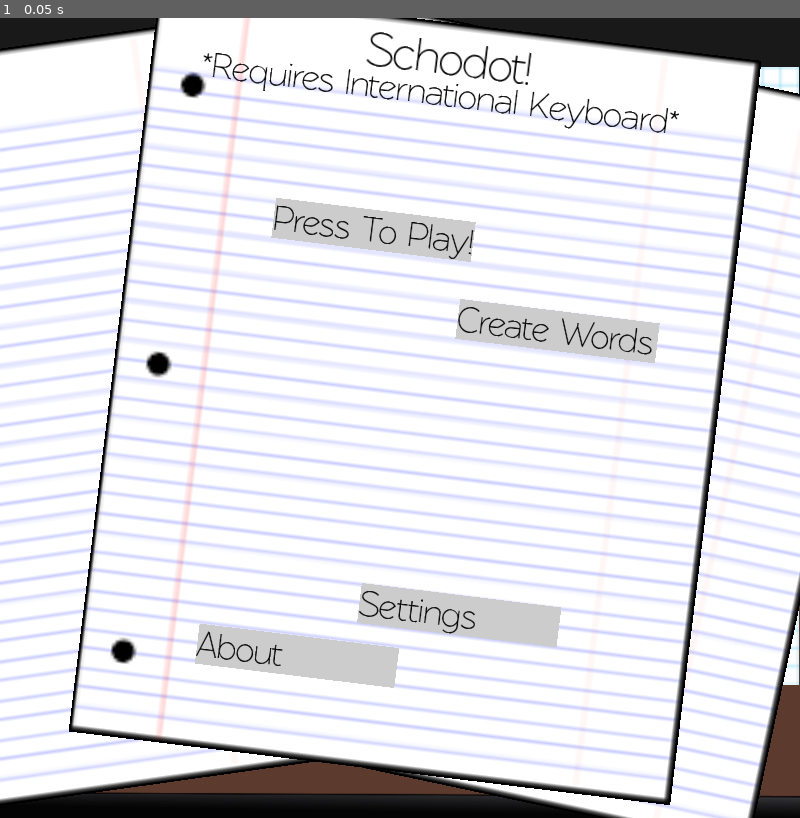
Above: before the commit, frame 1.
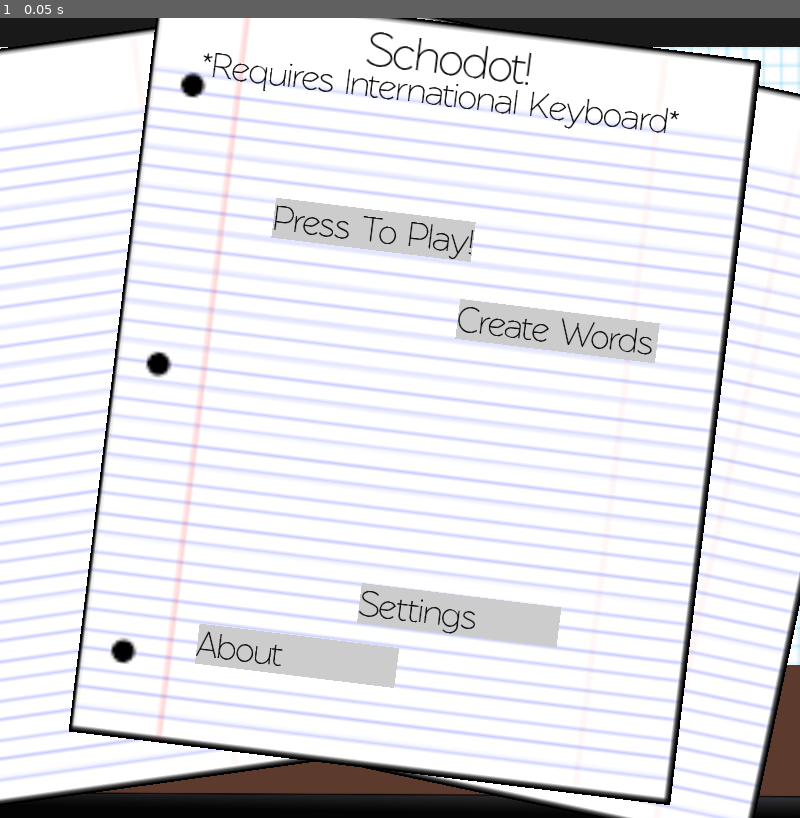
Above: after the commit, the same moment.

Repository: MasterKitten/Addicting-FlashCard-Learning
Game: Godot game, scene res://Defaults/Main Scene.tscn
Same seed, same stepped clock (60 frames per second), same inputs: the game is played once before the commit and once after it.
Inputs:
- Up to frame 1 (0.05 s): no input

The runs differ from the first frame. In frame 1, 0.3% of the frame differs, in the area x 0-100%, y 3-84%.

Commit message:
New Game Mode!
Needs work, but I got it down!

Diff:
--- a/Schodot/Defaults/Main Scene.tscn
+++ b/Schodot/Defaults/Main Scene.tscn
@@ -23,10 +23,8 @@
 margin_bottom = 40.0
 
 [node name="Selecting Practice" parent="." instance=ExtResource( 1 )]
-margin_left = 799.0
-margin_top = 50.0
-margin_right = 1046.0
-margin_bottom = 370.0
+margin_top = 30.0
+margin_bottom = 350.0
 
 [node name="Level Select" parent="." instance=ExtResource( 2 )]
 
--- /dev/null
+++ b/Schodot/Extra Scenes/Butt3.gd
@@ -0,0 +1,6 @@
+extends Button
+
+var ItemThing = 0
+
+func _on_Button3_pressed():
+	get_parent().get_parent().get_parent().get_node(".").Answer(ItemThing)
--- /dev/null
+++ b/Schodot/Extra Scenes/Button3.tscn
@@ -0,0 +1,13 @@
+[gd_scene load_steps=3 format=2]
+
+[ext_resource path="res://Extra Scenes/Butt3.gd" type="Script" id=1]
+[ext_resource path="res://Font/Smaller_Rawengulksans.tres" type="DynamicFont" id=2]
+
+[node name="Button3" type="Button"]
+margin_right = 12.0
+margin_bottom = 20.0
+custom_fonts/font = ExtResource( 2 )
+text = "test"
+script = ExtResource( 1 )
+
+[connection signal="pressed" from="." to="." method="_on_Button3_pressed"]
--- a/Schodot/Scenes/Game Modes/LearningTime.gd
+++ b/Schodot/Scenes/Game Modes/LearningTime.gd
@@ -11,15 +11,17 @@
 export (PackedScene) var Quiz
 export (PackedScene) var Flash
 export (PackedScene) var typing
+export (PackedScene) var Word
 
 export (Array, Texture) var RoundTextures
 
 var QuizTime = false
 var FlashTime = false
 var TypingTime = false
+var WordTime = false
 
 func _process(_delta):
-	get_parent().get_node("Selecting Practice").GoToGame()
+	SelectingPrac.GoToGame()
 	get_node("Label").text = "Round: " + str(RoundNumber)
 	if QuizTime == true:
 		if get_parent().get_node("Question & Answer") == null:
@@ -31,9 +33,18 @@
 			UpdateText()
 	if TypingTime == true:
 		if get_parent().get_node("Typing") == null:
+			RoundNumber = 4
+			UpdateText()
+	if WordTime == true:
+		if get_parent().get_node("Word Game") == null:
 			SelectingPrac.BackToLevel()
 			queue_free()
 
+	# If any of the things are doing stuff...
+	if WordTime == true || TypingTime == true || FlashTime == true || QuizTime == true:
+		get_node(".").visible = false
+	else:
+		get_node(".").visible = true
 func _on_Begin_pressed():
 	get_node("Music").stop()
 	match RoundNumber:
@@ -61,6 +72,14 @@
 			Item.ShowAnswers = ShowAnswers
 			Item.UpdateText()
 			TypingTime = true
+		4:
+			var Item = Word.instance()
+			get_parent().add_child(Item)
+			Item.SelectedQuestions = SelectedQuestions.duplicate()
+			Item.SelectedAnswers = SelectedAnswers.duplicate()
+			Item.ShowAnswers = ShowAnswers
+			Item.UpdateText()
+			WordTime = true
 	get_node(".").visible = false
 # Needed so the previous code doesn't break
 func UpdateText():
@@ -73,5 +92,8 @@
 		3:
 			get_node(".").texture = RoundTextures[2]
 			FlashTime = false
+		4:
+			get_node(".").texture = RoundTextures[3]
+			TypingTime = false
 	get_node(".").visible = true
 	get_node("Music").play()
--- a/Schodot/Scenes/Game Modes/LearningTime.tscn
+++ b/Schodot/Scenes/Game Modes/LearningTime.tscn
@@ -9,6 +9,7 @@
 [ext_resource path="res://Images/GameMode Images/Round2.png" type="Texture" id=7]
 [ext_resource path="res://Images/GameMode Images/Round3.png" type="Texture" id=8]
 [ext_resource path="res://Audio/Music/Heist-Successful-Trimmed.ogg" type="AudioStream" id=9]
+[ext_resource path="res://Scenes/Game Modes/Word Game.tscn" type="PackedScene" id=10]
 
 [node name="LearningTime" type="TextureRect"]
 margin_right = 800.0
@@ -19,7 +20,8 @@
 Quiz = ExtResource( 4 )
 Flash = ExtResource( 3 )
 typing = ExtResource( 5 )
-RoundTextures = [ ExtResource( 6 ), ExtResource( 7 ), ExtResource( 8 ) ]
+Word = ExtResource( 10 )
+RoundTextures = [ ExtResource( 6 ), ExtResource( 7 ), ExtResource( 8 ), null ]
 
 [node name="Label" type="Label" parent="."]
 margin_left = 301.0
--- /dev/null
+++ b/Schodot/Scenes/Game Modes/Word Game.gd
@@ -0,0 +1,41 @@
+extends TextureRect
+
+var SelectedQuestions = []
+var SelectedAnswers = []
+
+var RandomQuestion = 0
+var ShowAnswers = false
+onready var SelectingPrac = get_parent().get_parent().get_node("Selecting Practice")
+
+export (PackedScene) var Butt
+
+func Answer(Number):
+	if Number == RandomQuestion:
+		print("Correct")
+	else:
+		print("Wrong")
+	SelectedQuestions.remove(RandomQuestion)
+	SelectedAnswers.remove(RandomQuestion)
+	var Children = get_node("ScrollContainer/Container").get_children()
+	var i = 0
+	while i < Children.size():
+		Children[i].queue_free()
+		i += 1
+	if SelectedAnswers.size() == 0:
+		SelectingPrac.BackToLevel()
+		queue_free()
+	else:
+		UpdateText()
+
+func UpdateText():
+	var i = 0
+	while i < SelectedAnswers.size():
+		var Item = Butt.instance()
+		get_node("ScrollContainer/Container").add_child(Item)
+		Item.ItemThing = i
+		Item.text = SelectedAnswers[i]
+		i += 1
+	var RNG = RandomNumberGenerator.new()
+	RNG.randomize()
+	RandomQuestion = RNG.randi_range(0, SelectedQuestions.size() - 1)
+	get_node("TextureRect/RichTextLabel").text = SelectedQuestions[RandomQuestion]
--- /dev/null
+++ b/Schodot/Scenes/Game Modes/Word Game.tscn
@@ -0,0 +1,53 @@
+[gd_scene load_steps=6 format=2]
+
+[ext_resource path="res://Images/Lined.png" type="Texture" id=1]
+[ext_resource path="res://Images/Flash Card.png" type="Texture" id=2]
+[ext_resource path="res://Font/Rawengulksans.tres" type="DynamicFont" id=3]
+[ext_resource path="res://Scenes/Game Modes/Word Game.gd" type="Script" id=4]
+[ext_resource path="res://Extra Scenes/Button3.tscn" type="PackedScene" id=5]
+
+[node name="Word Game" type="TextureRect"]
+margin_right = 800.0
+margin_bottom = 300.0
+texture = ExtResource( 2 )
+expand = true
+script = ExtResource( 4 )
+Butt = ExtResource( 5 )
+
+[node name="ScrollContainer" type="ScrollContainer" parent="."]
+margin_right = 800.0
+margin_bottom = 300.0
+scroll_horizontal_enabled = false
+
+[node name="Container" type="HFlowContainer" parent="ScrollContainer"]
+margin_right = 800.0
+margin_bottom = 300.0
+rect_min_size = Vector2( 800, 300 )
+
+[node name="TextureRect" type="TextureRect" parent="."]
+margin_top = 300.0
+margin_right = 800.0
+margin_bottom = 1300.0
+texture = ExtResource( 1 )
+expand = true
+
+[node name="Label" type="Label" parent="TextureRect"]
+modulate = Color( 0, 0, 0, 1 )
+margin_left = 209.0
+margin_top = -4.0
+margin_right = 388.0
+margin_bottom = 51.0
+rect_scale = Vector2( 2, 2 )
+custom_fonts/font = ExtResource( 3 )
+text = "Question:"
+align = 1
+
+[node name="RichTextLabel" type="RichTextLabel" parent="TextureRect"]
+modulate = Color( 0, 0, 0, 1 )
+margin_left = 120.0
+margin_top = 134.0
+margin_right = 670.0
+margin_bottom = 494.0
+rect_scale = Vector2( 1.01, 1.01 )
+custom_fonts/normal_font = ExtResource( 3 )
+scroll_active = false
--- a/Schodot/Scenes/Selecting Practice.gd
+++ b/Schodot/Scenes/Selecting Practice.gd
@@ -15,6 +15,7 @@
 export (PackedScene) var FlashScene
 export (PackedScene) var TypingScene
 export (PackedScene) var LearningScene
+export (PackedScene) var WordScene
 
 var ItemToDo = 0
 onready var SpawnHere = get_parent().get_node("Funs")
@@ -44,6 +45,9 @@
 
 func _on_Learning_pressed():
 	ItemSpawn(LearningScene)
+
+func _on_Word_pressed():
+	ItemSpawn(WordScene)
 
 # Seperate function to save on code
 func ItemSpawn(Instance):
@@ -142,3 +146,9 @@
 
 func _on_Write_All_pressed():
 	InstanceAll(TypingScene)
+
+func _on_Learning_All_pressed():
+	InstanceAll(LearningScene)
+
+func _on_Word_Game_All_pressed():
+	InstanceAll(WordScene)
--- a/Schodot/Scenes/Selecting Practice.tscn
+++ b/Schodot/Scenes/Selecting Practice.tscn
@@ -9,6 +9,7 @@
 [ext_resource path="res://Scenes/Game Modes/Flash Card.tscn" type="PackedScene" id=7]
 [ext_resource path="res://Scenes/Game Modes/Typing.tscn" type="PackedScene" id=8]
 [ext_resource path="res://Scenes/Game Modes/LearningTime.tscn" type="PackedScene" id=9]
+[ext_resource path="res://Scenes/Game Modes/Word Game.tscn" type="PackedScene" id=10]
 
 [sub_resource type="Animation" id=1]
 resource_name = "Fade"
@@ -109,9 +110,9 @@
 
 [node name="Selecting Practice" type="TextureRect"]
 margin_left = 800.0
-margin_top = 77.0
+margin_top = 50.0
 margin_right = 1047.0
-margin_bottom = 397.0
+margin_bottom = 370.0
 rect_rotation = 90.0
 rect_scale = Vector2( 2.5, 2.5 )
 texture = ExtResource( 1 )
@@ -121,6 +122,7 @@
 FlashScene = ExtResource( 7 )
 TypingScene = ExtResource( 8 )
 LearningScene = ExtResource( 9 )
+WordScene = ExtResource( 10 )
 
 [node name="HFlowContainer" type="HFlowContainer" parent="."]
 margin_left = 1.52588e-05
@@ -132,12 +134,12 @@
 rect_clip_content = true
 
 [node name="Quit" type="Button" parent="."]
-margin_left = 255.0
-margin_top = 53.6
-margin_right = 362.0
-margin_bottom = 114.6
-rect_rotation = -90.0
-rect_scale = Vector2( 0.35, 0.35 )
+margin_left = 256.0
+margin_top = 68.0
+margin_right = 363.0
+margin_bottom = 129.0
+rect_rotation = -90.0
+rect_scale = Vector2( 0.5, 0.5 )
 custom_fonts/font = ExtResource( 5 )
 text = "Back"
 
@@ -176,6 +178,13 @@
 margin_bottom = 120.0
 text = "Learning Mode"
 
+[node name="Word" type="Button" parent="WindowDialog"]
+margin_left = 26.0
+margin_top = 130.0
+margin_right = 147.0
+margin_bottom = 150.0
+text = "Word Bank Mode"
+
 [node name="CheckBox" type="CheckBox" parent="WindowDialog"]
 margin_left = 33.0
 margin_top = 180.0
@@ -190,34 +199,54 @@
 bus = "Music"
 
 [node name="Quiz All" type="Button" parent="."]
-margin_left = 255.0
+margin_left = 250.0
 margin_top = 310.0
-margin_right = 404.0
+margin_right = 406.0
 margin_bottom = 371.0
 rect_rotation = -90.0
-rect_scale = Vector2( 0.35, 0.35 )
+rect_scale = Vector2( 0.25, 0.25 )
 custom_fonts/font = ExtResource( 5 )
 text = "Quiz All"
 
 [node name="Flash Card All" type="Button" parent="."]
-margin_left = 255.0
-margin_top = 250.0
-margin_right = 533.0
-margin_bottom = 311.0
-rect_rotation = -90.0
-rect_scale = Vector2( 0.35, 0.35 )
+margin_left = 270.0
+margin_top = 309.6
+margin_right = 548.0
+margin_bottom = 370.6
+rect_rotation = -90.0
+rect_scale = Vector2( 0.25, 0.25 )
 custom_fonts/font = ExtResource( 5 )
 text = "Flash Card All"
 
 [node name="Write All" type="Button" parent="."]
-margin_left = 255.0
-margin_top = 145.0
-margin_right = 362.0
-margin_bottom = 206.0
-rect_rotation = -90.0
-rect_scale = Vector2( 0.35, 0.35 )
+margin_left = 250.0
+margin_top = 260.0
+margin_right = 423.0
+margin_bottom = 321.0
+rect_rotation = -90.0
+rect_scale = Vector2( 0.25, 0.25 )
 custom_fonts/font = ExtResource( 5 )
 text = "Write All"
+
+[node name="Learning All" type="Button" parent="."]
+margin_left = 250.0
+margin_top = 205.0
+margin_right = 488.0
+margin_bottom = 266.0
+rect_rotation = -90.0
+rect_scale = Vector2( 0.25, 0.25 )
+custom_fonts/font = ExtResource( 5 )
+text = "Learning All"
+
+[node name="Word Game All" type="Button" parent="."]
+margin_left = 270.0
+margin_top = 230.0
+margin_right = 578.0
+margin_bottom = 291.0
+rect_rotation = -90.0
+rect_scale = Vector2( 0.25, 0.25 )
+custom_fonts/font = ExtResource( 5 )
+text = "Word Game All"
 
 [node name="ColorRect" type="ColorRect" parent="."]
 visible = false
@@ -237,6 +266,9 @@
 [connection signal="pressed" from="WindowDialog/Flash" to="." method="_on_Flash_pressed"]
 [connection signal="pressed" from="WindowDialog/Typing" to="." method="_on_Typing_pressed"]
 [connection signal="pressed" from="WindowDialog/Learning" to="." method="_on_Learning_pressed"]
+[connection signal="pressed" from="WindowDialog/Word" to="." method="_on_Word_pressed"]
 [connection signal="pressed" from="Quiz All" to="." method="_on_Quiz_All_pressed"]
 [connection signal="pressed" from="Flash Card All" to="." method="_on_Flash_Card_All_pressed"]
 [connection signal="pressed" from="Write All" to="." method="_on_Write_All_pressed"]
+[connection signal="pressed" from="Learning All" to="." method="_on_Learning_All_pressed"]
+[connection signal="pressed" from="Word Game All" to="." method="_on_Word_Game_All_pressed"]
Not shown: 1 places in Schodot/Scenes/Game Modes/LearningTime.tscn that only renumber resources
Not shown: 1 places in Schodot/Scenes/Selecting Practice.tscn that only renumber resources
